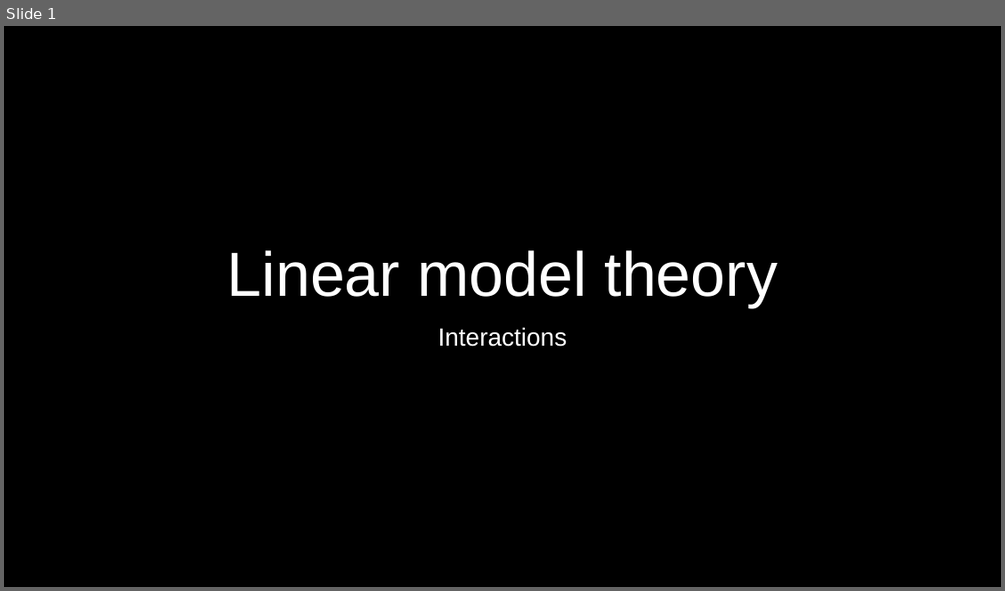
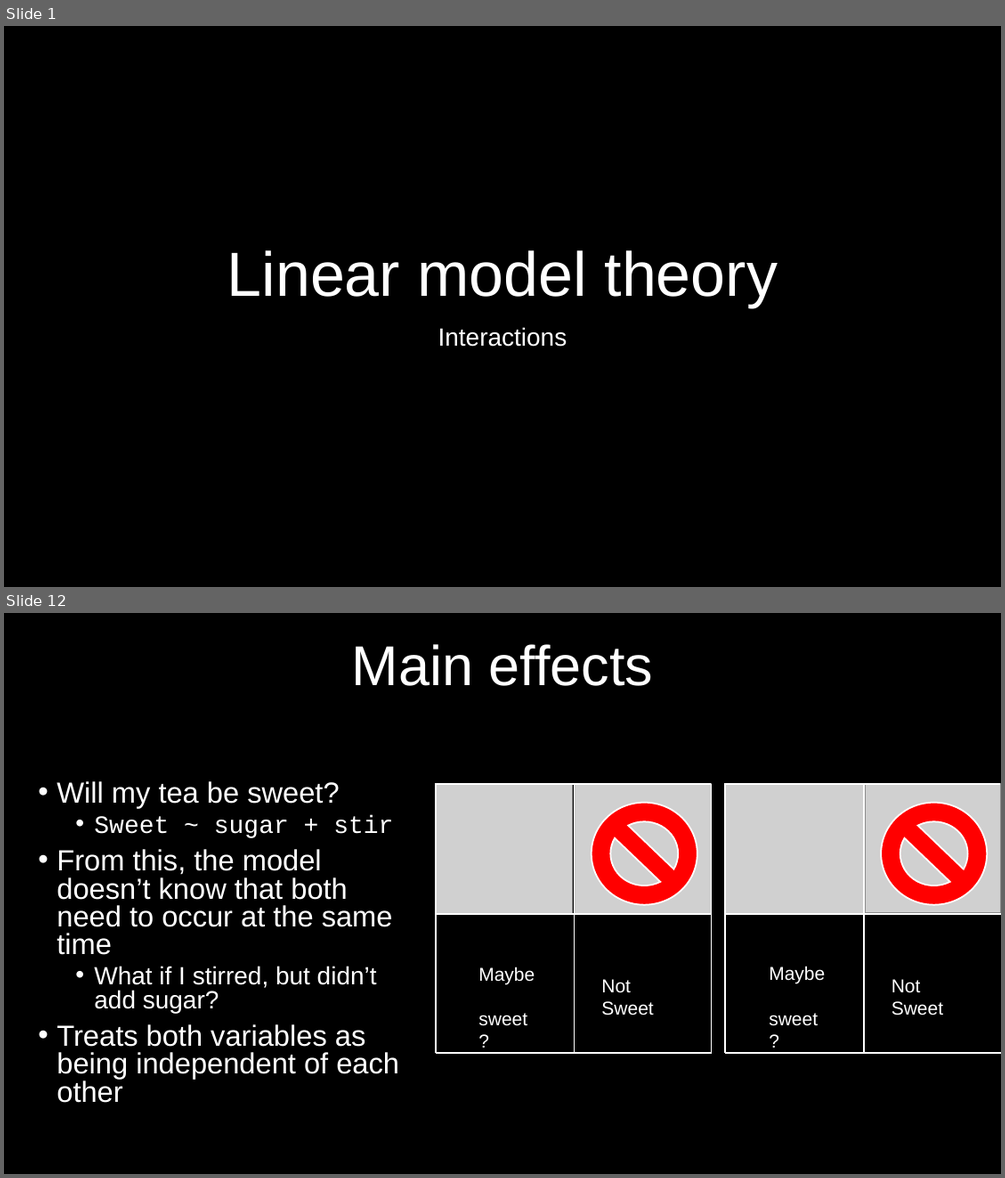
Before and after one commit to DeonRoos/006-BI3010, a slide deck: Lecture 10 - Interaction LM/Lecture 8.1 Interactions.pptx. Shown one above the other, each under a label of ours: slide 1 before the commit, slides 1 and 12 after it; the slides between them are not shown. The pictures are 1005x591 and 1005x1178 pixels, drawn with LibreOffice and Linux fonts; fonts in the diff are those of the drawing; grey boxes stand for pictures. Boxes give left, top, right and bottom in pixels: in the first picture for what was removed or moved away, otherwise in the second. Text is boxed around its words. In the diff, an @@ line names an element or a change of style, - is before the commit and + after.

```diff
--- a/Lecture 10 - Interaction LM/Lecture 8.1 Interactions.pptx
+++ b/Lecture 10 - Interaction LM/Lecture 8.1 Interactions.pptx
@@ slide 12 added at (4,613,1001,1174), background #000000 @@
@@ title added at (352,644,653,686), 54 pt, text #FFFFFF @@
+Main effects
@@ text added at (57,781,399,1103), 28 pt, text #FFFFFF @@
+• Will my tea be sweet?
+  • Sweet ~ sugar + stir
+• From this, the model doesn’t know that both need to occur at the same time
+  • What if I stirred, but didn’t add sugar?
+• Treats both variables as being independent of each other
@@ group added at (435,784,712,1053): 6 lines, 2 pictures, 2 texts, 1 no-entry sign @@
+Maybe
+sweet?
+Not Sweet
@@ group added at (725,784,1001,1053): 5 lines, 2 pictures, 2 texts, 1 no-entry sign @@
+Maybe
+sweet?
+Not Sweet
```
Also in this commit, not shown: 1 slide changed, 11 other slides added, 1 slide removed.
